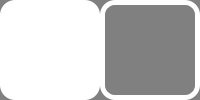
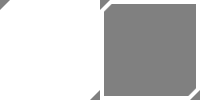
The second (200, 100) image is a revision of the first. Changes to its layers:
added layer "Прямоугольник 1 копия 3" above "Прямоугольник 1 копия 2" over [100, 0, 200, 100]
added layer "Прямоугольник 1 копия 2" above "Прямоугольник, скругл. углы 2" over [0, 0, 100, 100]
hid "Прямоугольник, скругл. углы 2" over [0, 0, 100, 100]
